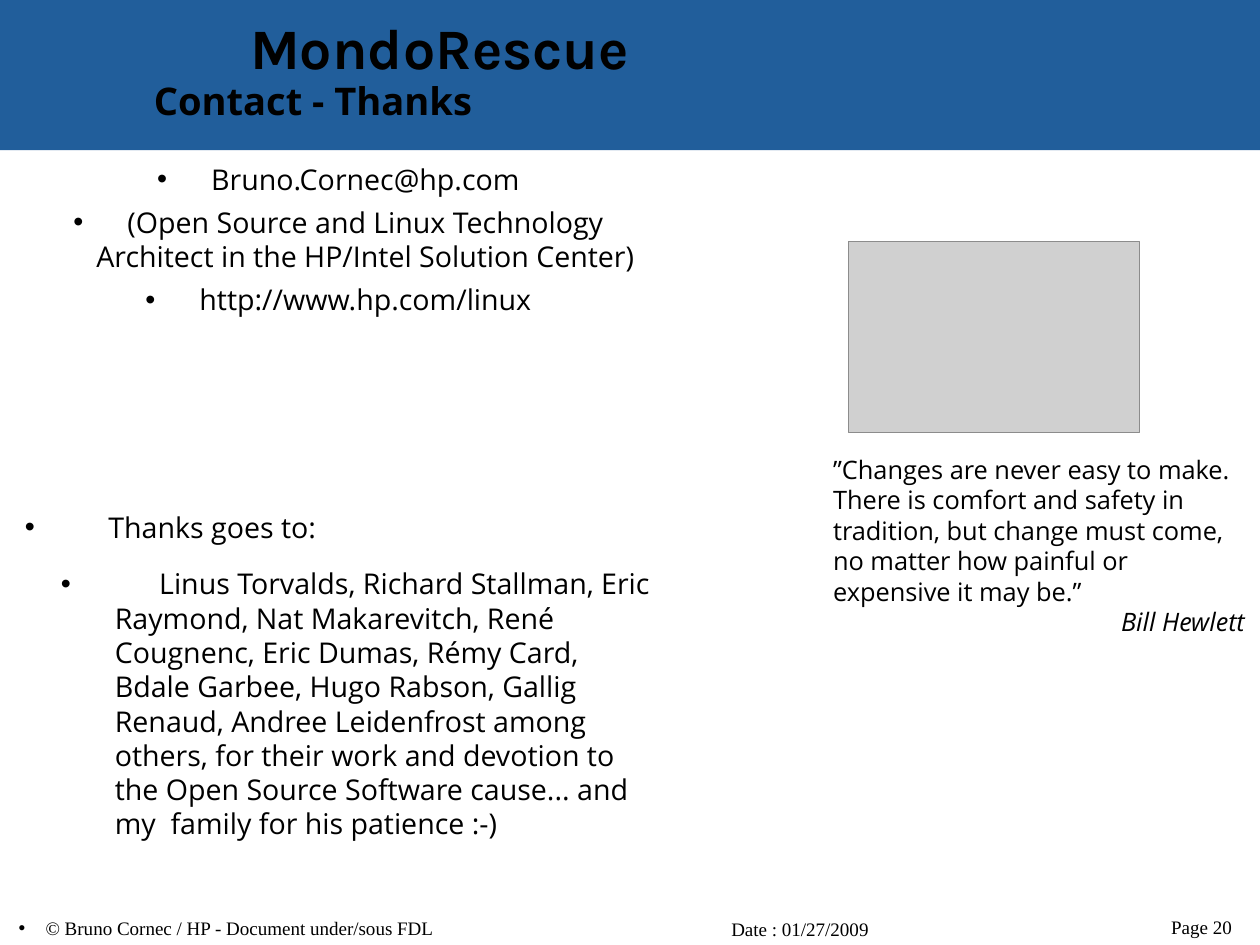
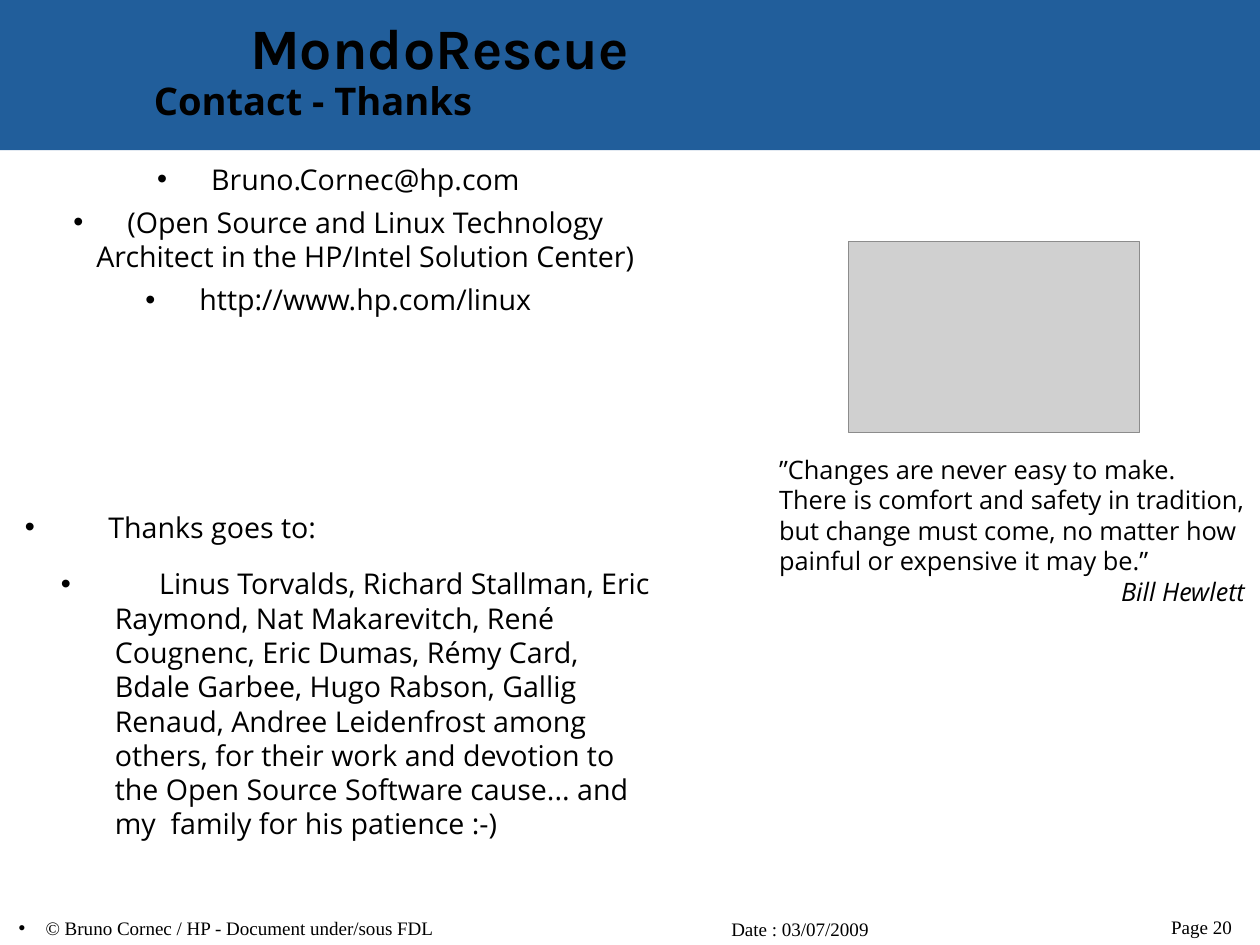
Before and after one commit to vir/mondo-rescue, a slide deck: slide 20 of mondo-doc/mondo-presentation.odp. Drawn at 1260x945 pixels with LibreOffice and Linux fonts; fonts in the diff are those of the drawing; grey boxes stand for pictures; background and template pictures are left out. Boxes give left, top, right and bottom in pixels: in the first picture for what was removed or moved away, otherwise in the second. Text is boxed around its words. In the diff, an @@ line names an element or a change of style, - is before the commit and + after.

```diff
--- a/mondo-doc/mondo-presentation.odp
+++ b/mondo-doc/mondo-presentation.odp
@@ text "”Changes are never easy to ..." at (779,459,1245,602): bullet • to none; list level 2 to 1 in "”Changes are never easy to ..."; list level 2 to 1 in "There is comfort and safety ..."; list level 2 to 1 in "Bill Hewlett" @@
@@ text at (731,923,869,937): text changed @@
-Date : 01/27/2009
+Date : 03/07/2009
```
Also in this commit, not shown: 19 other slides changed.
